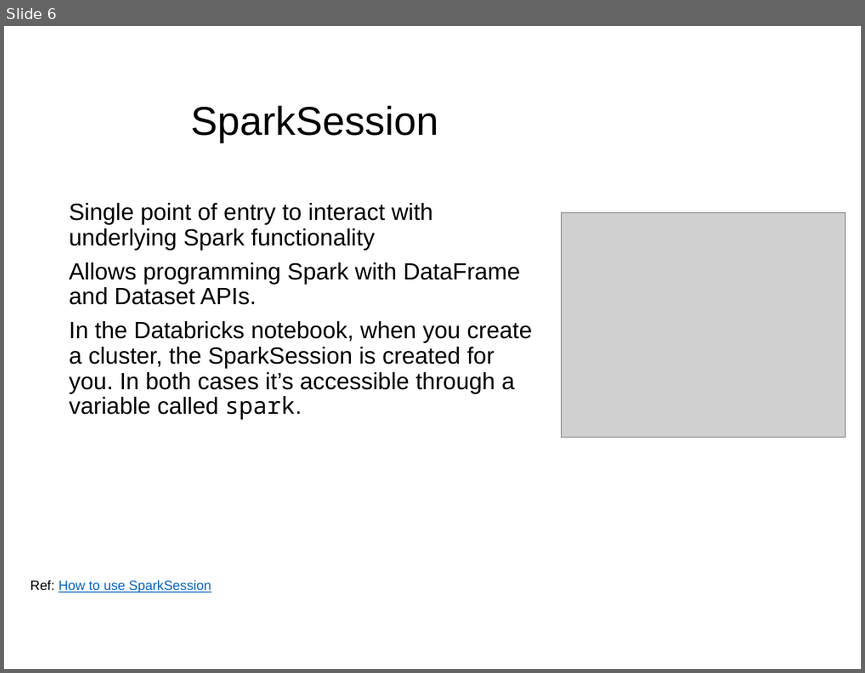
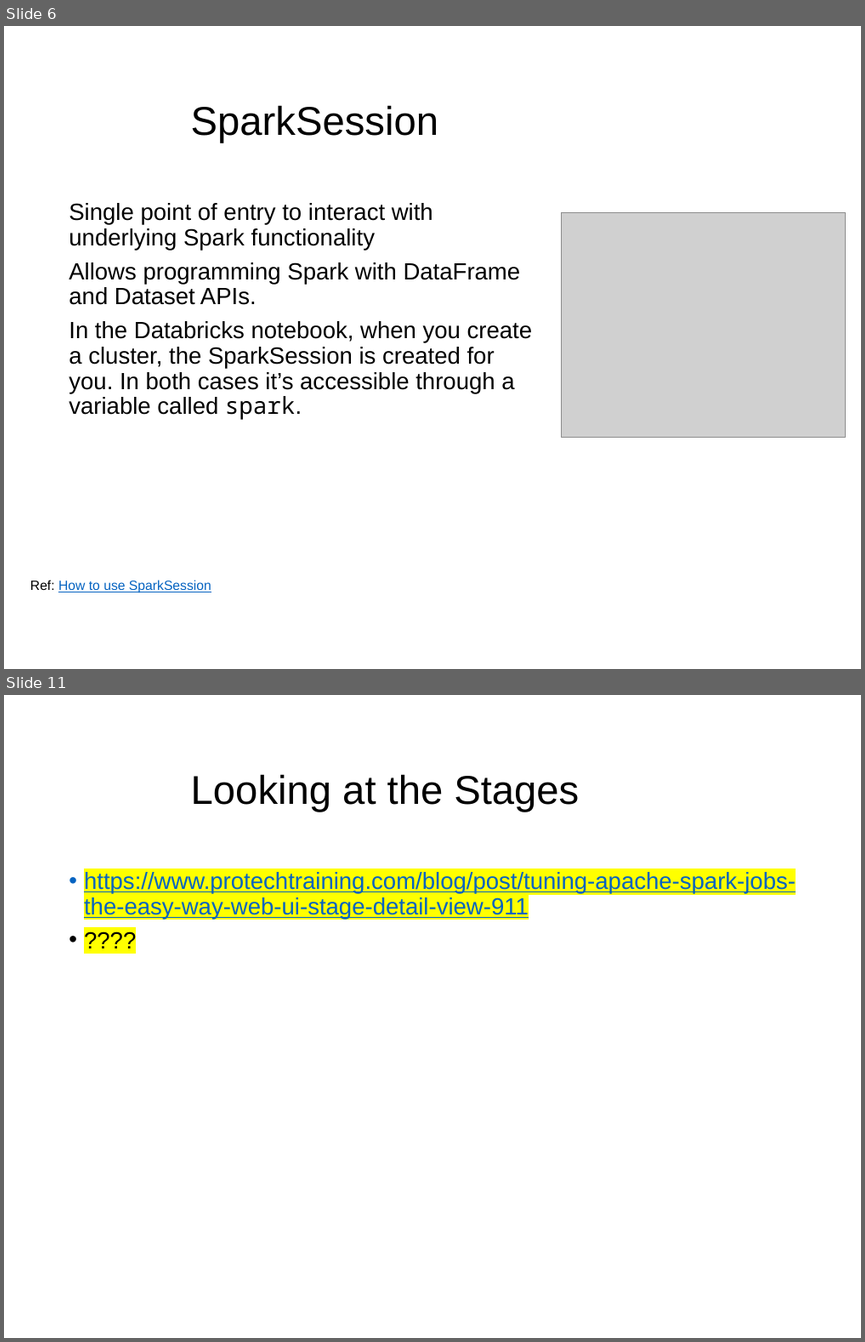
Before and after one commit to Marco-Santoni/databricks-from-scratch, a slide deck: training-spark/1_Spark.pptx. Shown one above the other, each under a label of ours: slide 6 before the commit, slides 6 and 11 after it; the slides between them are not shown. The pictures are 865x673 and 865x1342 pixels, drawn with LibreOffice and Linux fonts; fonts in the diff are those of the drawing; grey boxes stand for pictures; background and template pictures are left out. Boxes give left, top, right and bottom in pixels: in the first picture for what was removed or moved away, otherwise in the second. Text is boxed around its words. In the diff, an @@ line names an element or a change of style, - is before the commit and + after.

```diff
--- a/training-spark/1_Spark.pptx
+++ b/training-spark/1_Spark.pptx
@@ slide 11 added at (4, 695, 861, 1338), background #FFFFFF @@
@@ title added at (191, 774, 579, 812), 48 pt, text #000000 @@
+Looking at the Stages
@@ text added at (84, 872, 795, 919), 28 pt, text #0563C1, underline @@
+• https://www.protechtraining.com/blog/post/tuning-apache-spark-jobs-the-easy-way-web-ui-stage-detail-view-911
+• ????
```
Also in this commit, not shown: 3 slides changed, 4 other slides added, 1 slide removed.
